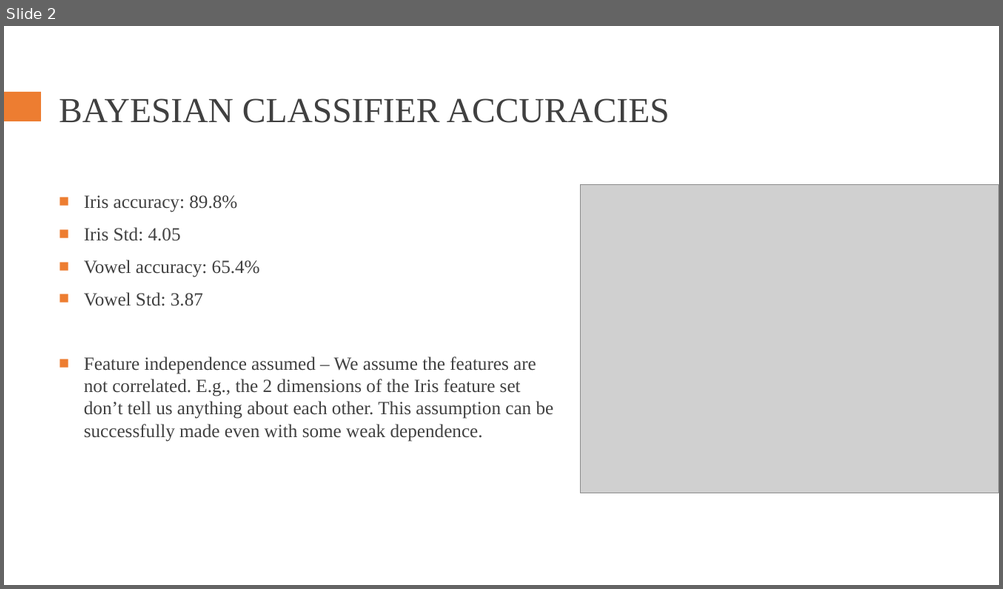
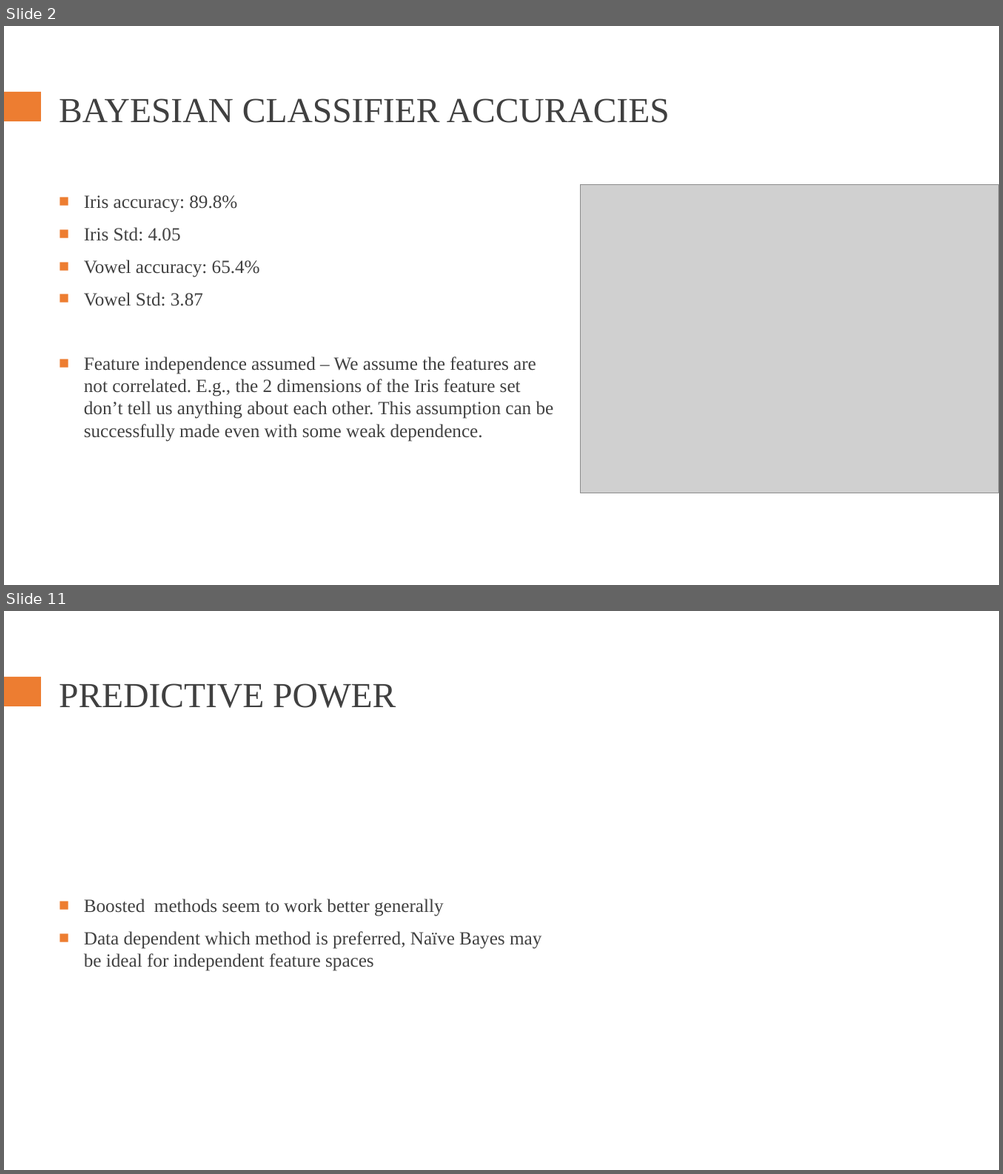
Before and after one commit to rodrigo-castellano/ML_Bayesian_learning_Boosting, a slide deck: Bayes_Boosting_presentation.pptx. Shown one above the other, each under a label of ours: slide 2 before the commit, slides 2 and 11 after it; the slides between them are not shown. The pictures are 1003x589 and 1003x1174 pixels, drawn with LibreOffice and Linux fonts; fonts in the diff are those of the drawing; grey boxes stand for pictures. Boxes give left, top, right and bottom in pixels: in the first picture for what was removed or moved away, otherwise in the second. Text is boxed around its words. In the diff, an @@ line names an element or a change of style, - is before the commit and + after.

```diff
--- a/Bayes_Boosting_presentation.pptx
+++ b/Bayes_Boosting_presentation.pptx
@@ slide 11 added at <box>4,611,999,1170</box>, background #FFFFFF; not listed: 1 template element that a slide beside it also shows @@
@@ title added at <box>59,684,395,708</box>, 34 pt, text #404040 @@
+PREDICTIVE POWER
@@ text added at <box>84,899,541,971</box>, 18 pt, text #404040 @@
+■ Boosted methods seem to work better generally
+■ Data dependent which method is preferred, Naïve Bayes may be ideal for independent feature spaces
```
Also in this commit, not shown: 1 slide changed, 9 other slides added, 4 other files.
